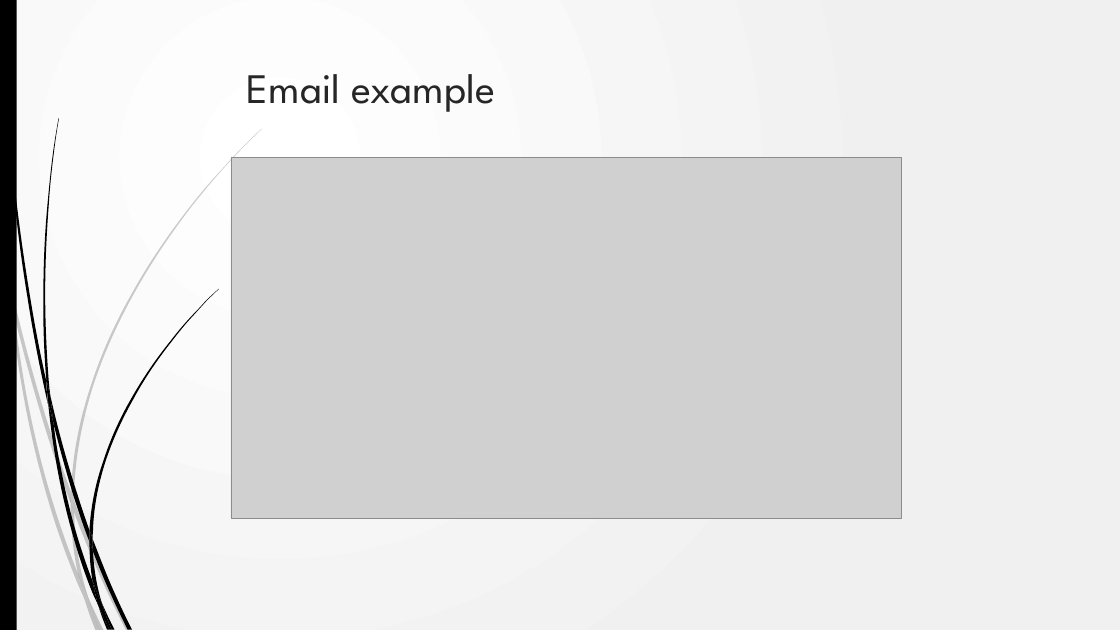
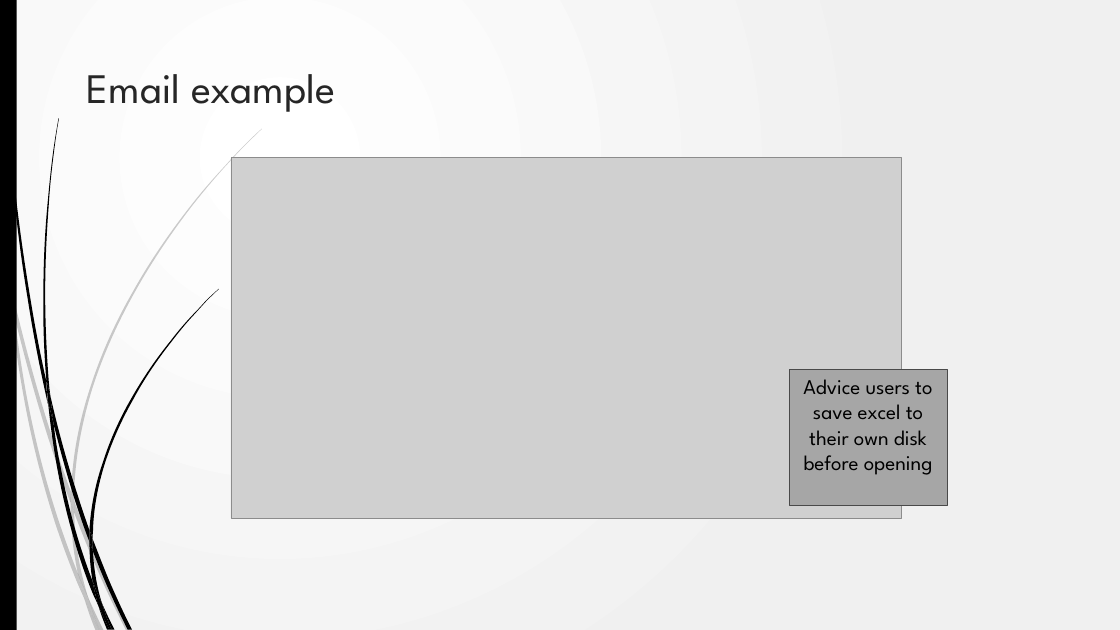
Before and after one commit to akarki58/Rocker_app_linux, a slide deck: slide 7 of rocker_app/static/description/Rocker_Email_User_Guide.pptx. Drawn at 1120x630 pixels with LibreOffice and Linux fonts; fonts in the diff are those of the drawing; grey boxes stand for pictures; background and template pictures are left out. Boxes give left, top, right and bottom in pixels: in the first picture for what was removed or moved away, otherwise in the second. Text is boxed around its words. In the diff, an @@ line names an element or a change of style, - is before the commit and + after.

```diff
--- a/rocker_app/static/description/Rocker_Email_User_Guide.pptx
+++ b/rocker_app/static/description/Rocker_Email_User_Guide.pptx
@@ title "Email example": place and size @@
-title "Email example" at bbox=[247, 74, 495, 112]
+title "Email example" at bbox=[87, 74, 335, 112]
@@ rectangle added at bbox=[789, 370, 947, 506], fill #A7A7A7, outline #4A4A4A 0.75 pt, 18 pt, text #000000 @@
+Advice users to save excel to their own disk before opening
```
Also in this commit, not shown: 6 other slides changed, 5 other files.
